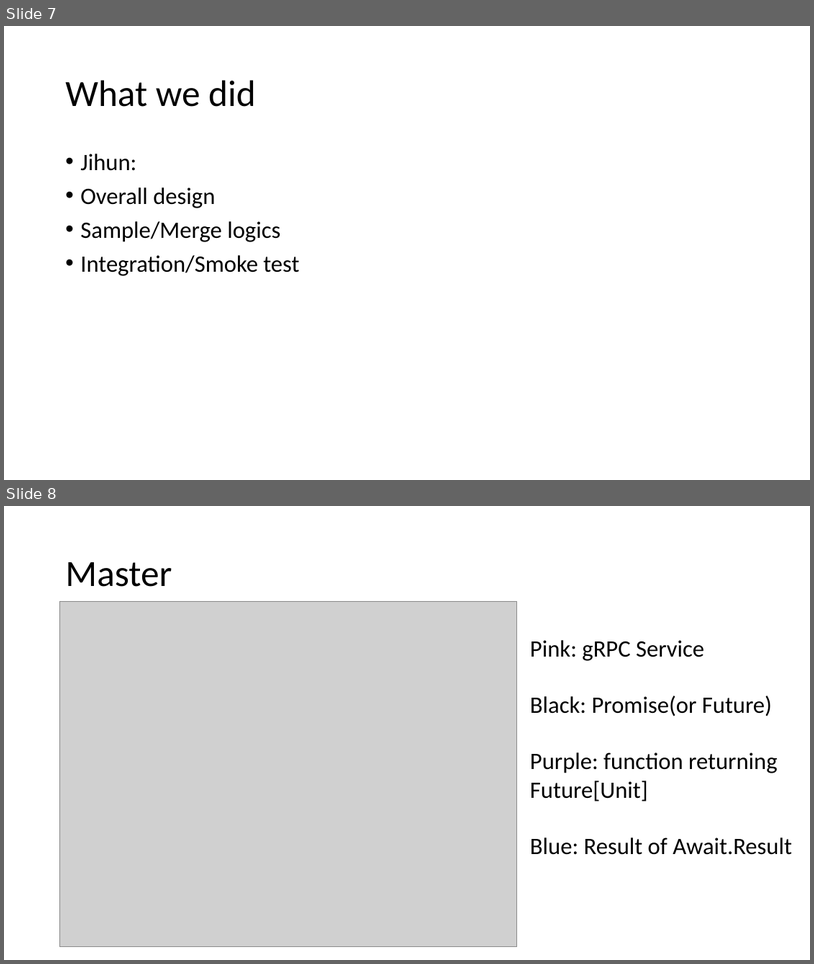
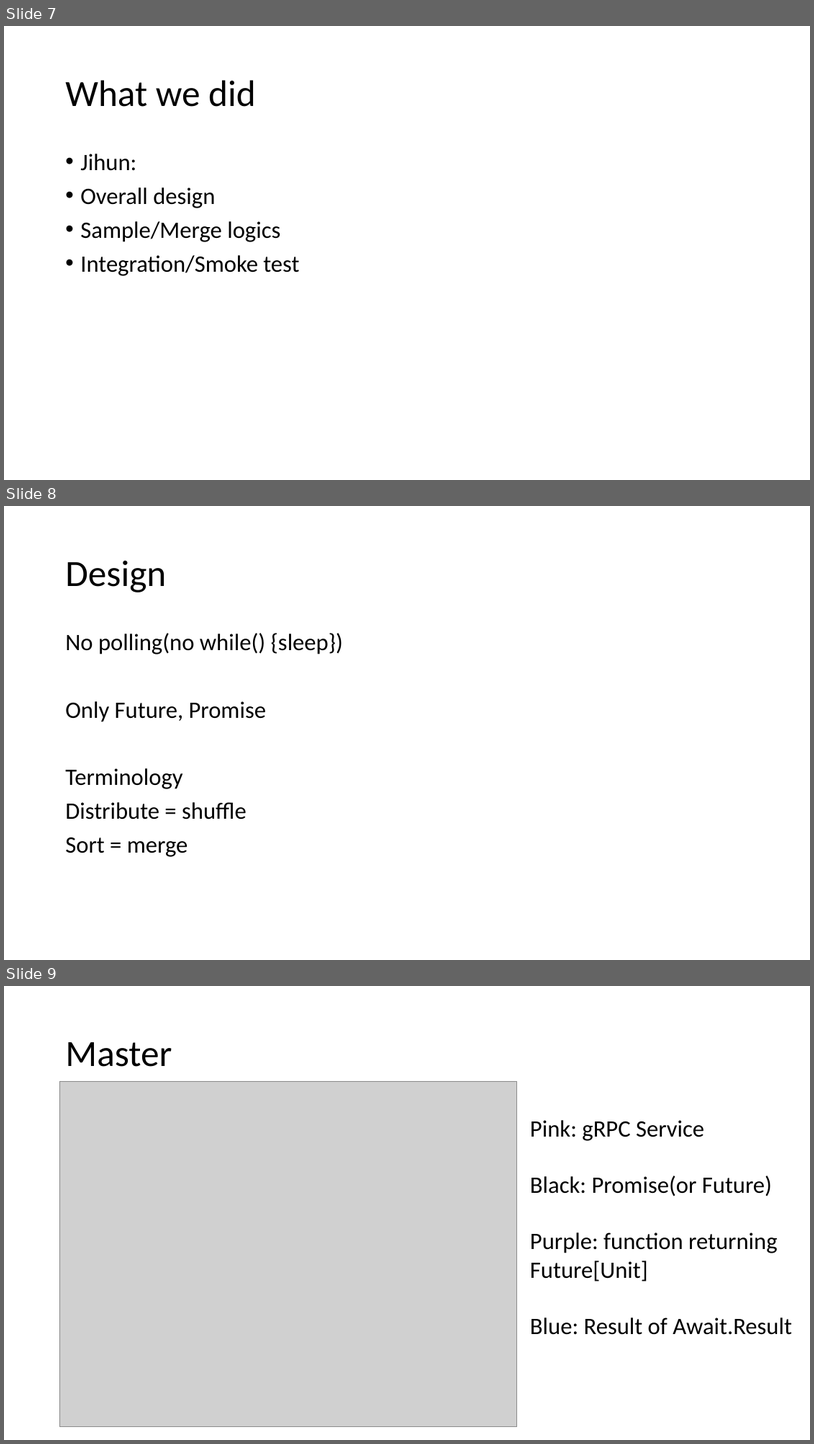
Before and after one commit to qwercxzsda/cs434-project, a slide deck: docs/Final Presentation.pptx. Shown one above the other, each under a label of ours: slides 7 and 8 before the commit, slides 7, 8 and 9 after it. The pictures are 814x964 and 814x1444 pixels, drawn with LibreOffice and Linux fonts; fonts in the diff are those of the drawing; grey boxes stand for pictures. Boxes give left, top, right and bottom in pixels: in the first picture for what was removed or moved away, otherwise in the second. Text is boxed around its words. In the diff, an @@ line names an element or a change of style, - is before the commit and + after.

```diff
--- a/docs/Final Presentation.pptx
+++ b/docs/Final Presentation.pptx
@@ slide 8 added at bbox=[4, 506, 810, 960], background #FFFFFF @@
@@ title added at bbox=[65, 560, 166, 592], 44 pt, text #000000 @@
+Design
@@ text added at bbox=[65, 633, 343, 857], 28 pt, text #000000 @@
+No polling(no while() {sleep})
+Only Future, Promise
+Terminology
+Distribute = shuffle
+Sort = merge
@@ what was slide 8 is now slide 9 @@
```
Also in this commit, not shown: 1 slide changed, 5 other slides added.
